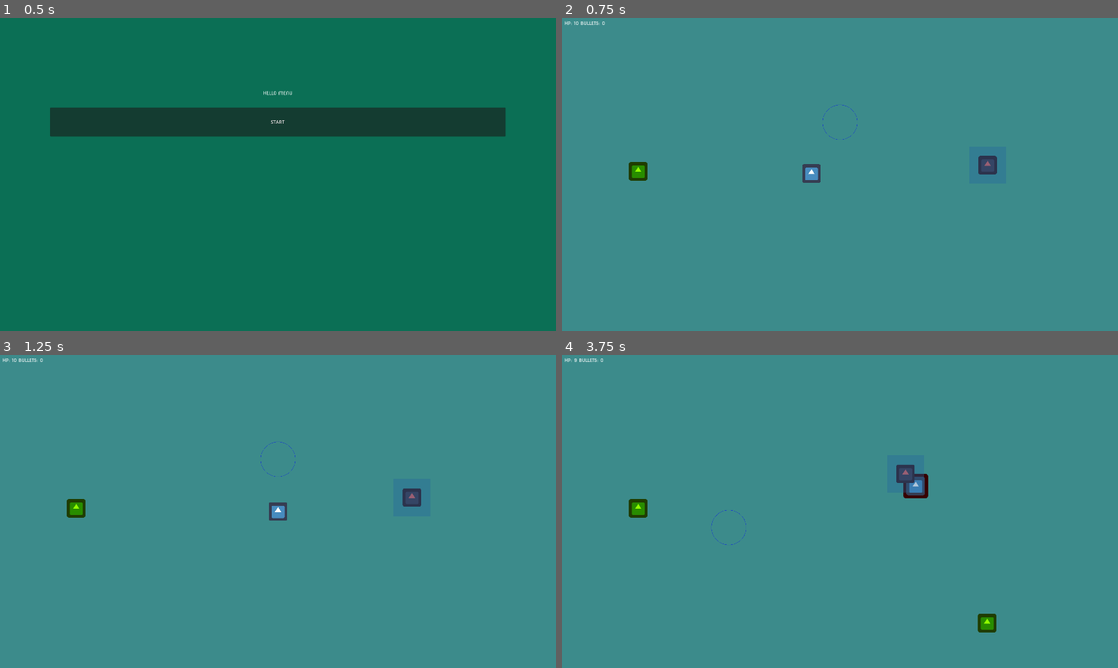
Above: before the commit, frames 1-4 (two rows, left to right).
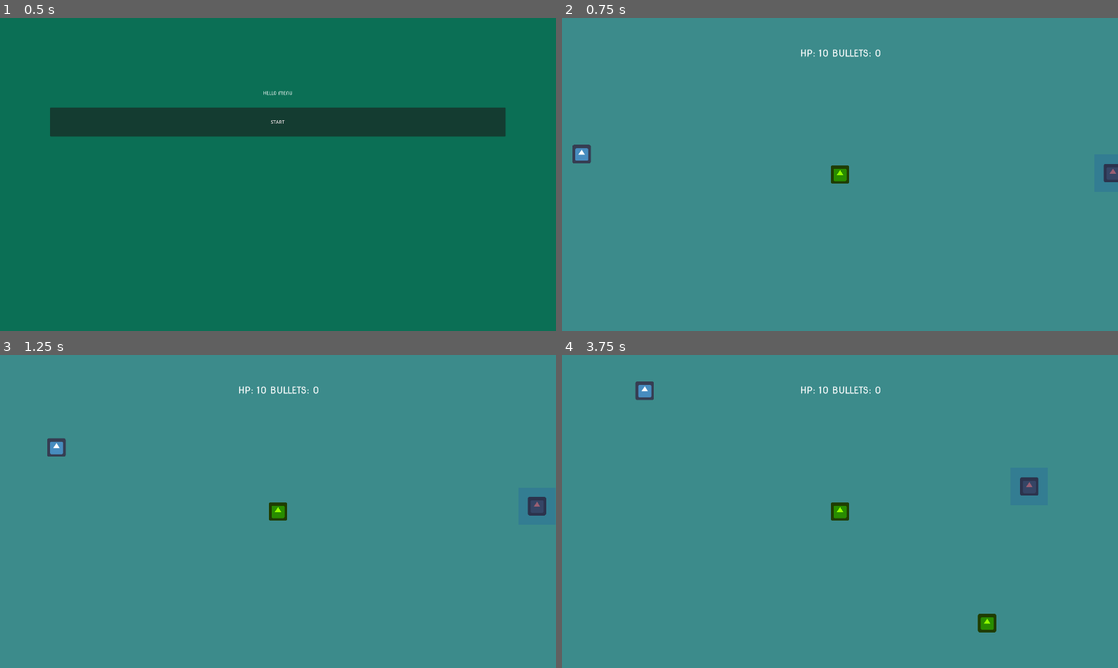
Above: after the commit, the same moments.

Repository: CoderDojoNKPG/GodotWorkshop
Game: Godot game, scene res://menu.tscn
Same seed, same stepped clock (60 frames per second), same inputs: the game is played once before the commit and once after it. The engine's default icon, where the game draws it, is replaced by a stand-in: a white triangle on a blue panel in a dark square.
Inputs (mouse positions are in pixels of both pictures, inside the frame that each line leads up to):
- Up to frame 1 (0.5 s): no input
- Up to frame 2 (0.75 s): click "START" at 0.5 s
- Up to frame 3 (1.25 s): no input
- Up to frame 4 (3.75 s): click "START" at 1.25 s; click "START" at 2 s; move the mouse to (962, 495) at 2.77 s; click (962, 495) at 2.92 s; move the mouse to (728, 527) at 3.52 s; click (728, 527) at 3.67 s

Frame 1 is identical in both runs. In frame 2, 1.3% of the frame differs, in the area x 0-100%, y 1-53%; in frame 3, 1.2%; in frame 4, 1.5%, in the area x 0-86%, y 1-61%.

Commit message:
Bättre struktur och kommentarer
Flyttat logik för position och hälsa från main till player

Diff:
--- a/GodotSample/main.tscn
+++ b/GodotSample/main.tscn
@@ -8,7 +8,6 @@
 [ext_resource type="PackedScene" uid="uid://dyndo7as8w4xi" path="res://actors/booo.tscn" id="6"]
 [ext_resource type="Script" uid="uid://i8f82f0khagn" path="res://player.gd" id="7"]
 [ext_resource type="PackedScene" path="res://actors/bullet.tscn" id="8"]
-[ext_resource type="Script" uid="uid://blubilk0gngji" path="res://scripts/draw.gd" id="9"]
 [ext_resource type="PackedScene" path="res://actors/pick.tscn" id="10"]
 
 [sub_resource type="Theme" id="1"]
@@ -23,6 +22,11 @@
 cache/0/16/0/underline_position = 0.0
 cache/0/16/0/underline_thickness = 0.0
 cache/0/16/0/scale = 1.0
+cache/0/32/0/ascent = 0.0
+cache/0/32/0/descent = 0.0
+cache/0/32/0/underline_position = 0.0
+cache/0/32/0/underline_thickness = 0.0
+cache/0/32/0/scale = 1.0
 
 [sub_resource type="Animation" id="5"]
 length = 0.001
@@ -84,10 +88,16 @@
 anchor_bottom = 0.5
 offset_left = 9.0
 offset_top = 8.0
-offset_right = 384.0
-offset_bottom = 67.0
+offset_right = 1917.0
+offset_bottom = 235.0
+grow_horizontal = 2
+grow_vertical = 2
 theme_override_fonts/font = SubResource("2")
-text = "HELLO IN GAME"
+theme_override_font_sizes/font_size = 32
+text = "LYCKA TILL!
+"
+horizontal_alignment = 1
+vertical_alignment = 1
 
 [node name="AnimationPlayer" type="AnimationPlayer" parent="."]
 root_node = NodePath("../Player/HurtSprite")
@@ -95,11 +105,8 @@
 &"": SubResource("AnimationLibrary_4c57u")
 }
 
-[node name="Draw" type="Node2D" parent="."]
-script = ExtResource("9")
-
 [node name="Player" type="Area2D" parent="."]
-position = Vector2(788, 534)
+position = Vector2(0, 540)
 script = ExtResource("7")
 
 [node name="HurtSprite" type="Sprite2D" parent="Player"]
@@ -116,7 +123,7 @@
 script = ExtResource("5")
 
 [node name="Pick" parent="Picks" instance=ExtResource("10")]
-position = Vector2(263, 529)
+position = Vector2(960, 540)
 
 [node name="Timer" type="Timer" parent="Picks"]
 wait_time = 3.0
@@ -130,7 +137,7 @@
 script = ExtResource("4")
 
 [node name="Booo" parent="Booos" instance=ExtResource("6")]
-position = Vector2(1487, 514)
+position = Vector2(1920, 540)
 
 [node name="Timer" type="Timer" parent="Booos"]
 wait_time = 4.0
--- a/GodotSample/player.gd
+++ b/GodotSample/player.gd
@@ -1,10 +1,25 @@
 extends Area2D
 var bullet_scene: PackedScene = preload("res://actors/bullet.tscn")
 @onready var bullets = get_node("../Bullets")
+@onready var anim = get_node("../AnimationPlayer")
 
 var hp = 10
 var no_bullets = 0
+var goto = Vector2.ZERO
+@export var player_speed = 400
 
+func _process(delta: float) -> void:
+	position  = position.move_toward(goto, delta * player_speed)
+
+func damage_taken():
+	anim.play("player_anim")
+	hp -= 1
+	$"..".update_label()
+	if hp <= 0:
+		$"..".summary()
+		$"..".game_over = true
+
+# Hantering av projektiler
 func add_bullet():
 	no_bullets += 1
 	$"..".update_label()
@@ -19,5 +34,4 @@
 		instance.position = position
 		instance.pass_bullet_instance(ins)
 		bullets.add_child(instance)
-		print("PANG" +  str(ins.name))
 		sub_bullet()
Not shown: 1 places in GodotSample/main.tscn that only renumber resources
